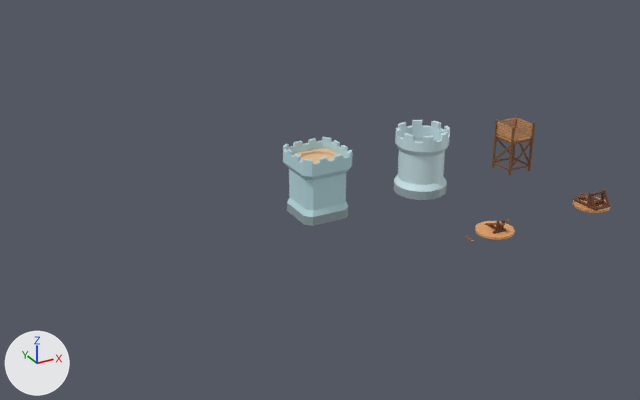
Before and after pictures for a commit that changed the Blender file resources/Blendfiles/Towers.blend.
The view is the same before and after, from a camera (50 mm lens) standing at (-11.77, -9.47, 5.9) and looking at (-5.87, 1.25, 0.54). Lighting does not change. The marker at lower left points along +X, +Y and +Z.

Before the edit, the objects in view are built like this:
```python
me_catapult_1 = bpy.data.meshes.new('catapult-1')
me_catapult_1.from_pydata(...)  # 109 vertices, 93 faces; spans x -0.3..0.0, y -0.3..0.3, z 0.0..0.278
me_catapult_1.materials.append(mat_colorpalette)  # picture img_colorpalette_summer_png_001
me_tower_2 = bpy.data.meshes.new('tower-2')
me_tower_2.from_pydata(...)  # 304 vertices, 274 faces; spans x -0.45..0.45, y -0.45..0.45, z -0.05..1.056
me_tower_2.materials.append(mat_colorpalette)  # picture img_colorpalette_summer_png_001
me_tower_3 = bpy.data.meshes.new('tower-3')
me_tower_3.from_pydata(...)  # 192 vertices, 178 faces; spans x -0.44..0.44, y -0.44..0.44, z -0.05..1.056
me_tower_3.materials.append(mat_colorpalette)  # picture img_colorpalette_summer_png_001
ob_catapult_1 = bpy.data.objects.new('Catapult_1', me_catapult_1)
ob_catapult_1.location = (-1.5, 0.0, 0.0)
_m = ob_catapult_1.modifiers.new('Mirror', 'MIRROR')
_m.use_clip = True
_m.merge_threshold = 0.01
ob_tower_2_stone = bpy.data.objects.new('Tower_2_Stone', me_tower_2)
ob_tower_2_stone.location = (-3.5, 2.0, 0.0)
ob_tower_3_stone = bpy.data.objects.new('Tower_3_Stone', me_tower_3)
ob_tower_3_stone.location = (-5.5, 2.0, 0.0)
# also in view: 'Tower_1_Wood' at (-1.5, 2.0, 0.4)
```
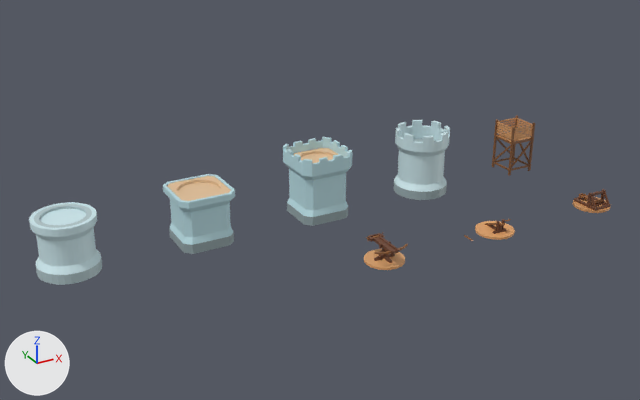
Commit message: new Towers 4+5, new Ballista 2

What differs and where, as boxes (x1, y1, x2, y2) in the pictures (640 x 400 px):
'Tower_5_Stone', added
    after: (29, 202, 102, 285)
'Tower_4_Stone', added (cyan)
    after: (163, 174, 235, 254)
'Ballista_2', added (orange)
    after: (364, 241, 405, 270)
'mobile_ballista-2', added
    after: (367, 233, 408, 254)
'recharge_ballista-2', added
    after: (366, 232, 385, 241)

What the commit changed:
Mesh me_ballista_2_recharge is new.
It has 125 vertices, 95 faces and spans x -0.1333..0.0, y -0.0595..0.0565, z -0.053..0.0529.
It uses material mat_colorpalette (picture img_colorpalette_summer_png_001).
Mesh me_ballista_2 is new.
It has 116 vertices, 76 faces and spans x -0.3..0.0, y -0.3..0.3, z 0.0..0.281.
It uses material mat_colorpalette (picture img_colorpalette_summer_png_001).
Mesh me_ballista_2_mobile is new.
It has 111 vertices, 97 faces and spans x -0.281..0.0, y -0.272..0.311, z -0.023..0.02.
It uses material mat_colorpalette (picture img_colorpalette_summer_png_001).
Mesh me_tower_5 is new.
It has 288 vertices, 258 faces and spans x -0.45..0.45, y -0.45..0.45, z -0.05..0.785.
It uses material mat_colorpalette (picture img_colorpalette_summer_png_001).
Mesh me_tower_4 is new.
It has 112 vertices, 114 faces and spans x -0.44..0.44, y -0.44..0.44, z -0.05..0.796.
It uses material mat_colorpalette (picture img_colorpalette_summer_png_001).
Object 'recharge_ballista-2' (ob_recharge_ballista_2) is new; it shows me_ballista_2_recharge.
Its parent is ob_mobile_ballista_2.
Its matrix parent inverse is Matrix(((1.0, 0.0, 0.0, 0.0), (0.0, 1.0, 0.0, 0.0), (0.0, 0.0, 1.0, -0.257), (0.0, 0.0, 0.0, 1.0))).
Its location is (0.0, 0.257, 0.257).
It gains a MIRROR modifier named 'Mirror'.
Modifier setting: use_clip = True.
Modifier setting: merge_threshold = 0.01.
Object 'mobile_ballista-2' (ob_mobile_ballista_2) is new; it shows me_ballista_2_mobile.
Its parent is ob_ballista_2.
Its location is (0.0, 0.0, 0.257).
It gains a MIRROR modifier named 'Mirror'.
Modifier setting: use_clip = True.
Modifier setting: merge_threshold = 0.01.
Object 'Ballista_2' (ob_ballista_2) is new; it shows me_ballista_2.
Its location is (-5.5, 0.0, 0.0).
It gains a MIRROR modifier named 'Mirror'.
Modifier setting: use_clip = True.
Modifier setting: merge_threshold = 0.01.
Object 'Tower_5_Stone' (ob_tower_5_stone) is new; it shows me_tower_5.
Its location is (-9.5, 2.0, 0.0).
Object 'Tower_4_Stone' (ob_tower_4_stone) is new; it shows me_tower_4.
Its location is (-7.5, 2.0, 0.0).
